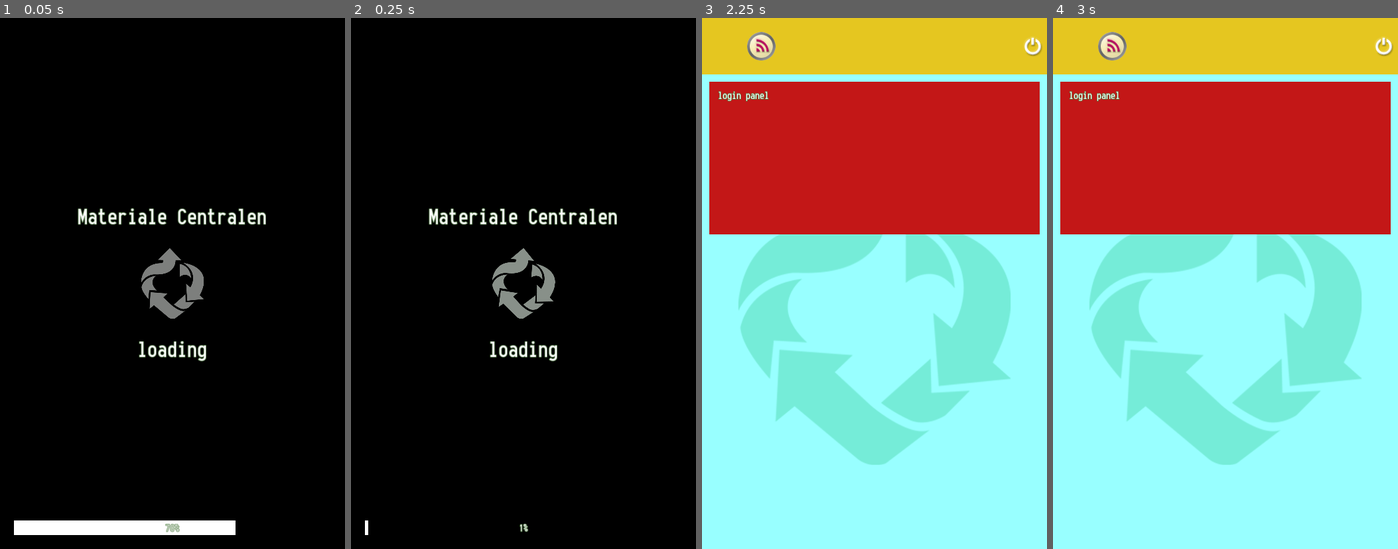
Above: before the commit, frames 1-4 (left to right).
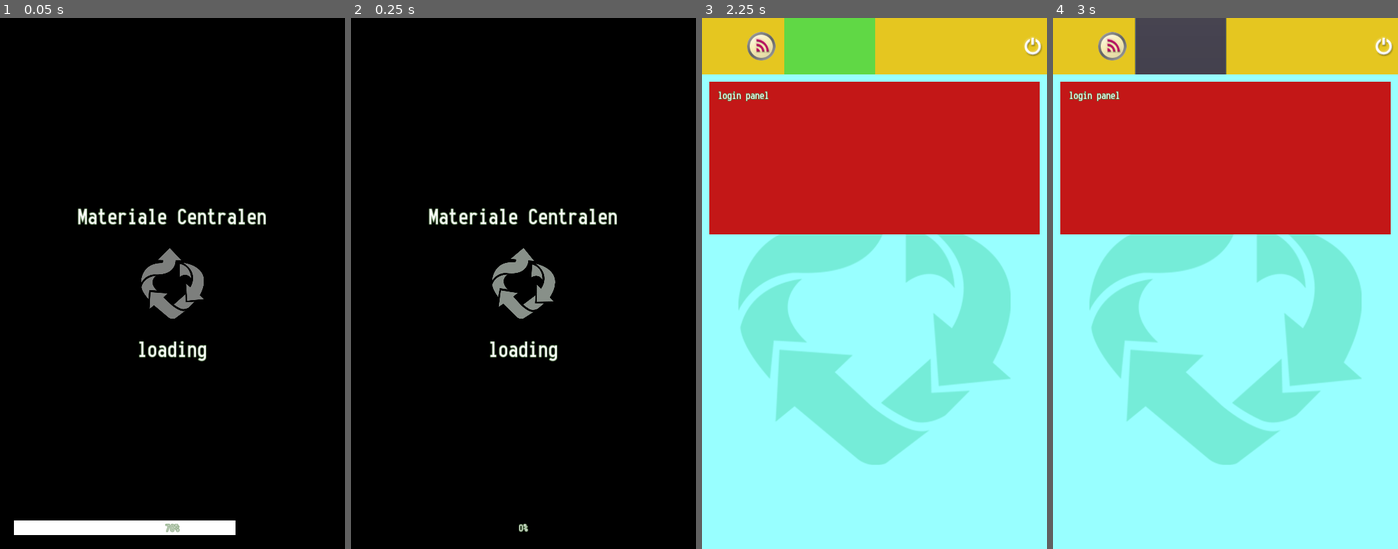
Above: after the commit, the same moments.

Repository: iRadEntertainment/mc_app
Game: Godot game, scene res://tabs/loading_screen.tscn
Two runs of this game, one before a commit and one after it. Both use one fixed random seed, a clock stepped at 60 frames per second and the inputs below.
Inputs (mouse positions are in pixels of both pictures, inside the frame that each line leads up to):
- Up to frame 1 (0.05 s): no input
- Up to frame 2 (0.25 s): no input
- Up to frame 3 (2.25 s): move the mouse to (950, 256) at 0.52 s; click (950, 256) at 0.67 s; drag from (805, 310) to (857, 389) at 1.27 s; move the mouse to (909, 166) at 2.02 s; click (909, 166) at 2.17 s
- Up to frame 4 (3 s): click (1180, 44) at 2.77 s

Frame 1 is identical in both runs. In frame 2, less than 0.1% of the frame differs, in the area x 4-50%, y 94-98%; in frame 3, 2.8%; in frame 4, 2.8%, in the area x 23-51%, y 0-11%.

Commit message:
Minor things on tabs

Diff:
--- a/main.gd
+++ b/main.gd
@@ -53,6 +53,6 @@
 	tab.swipe(amt)
 	if amt <0: n_tabs[tab_next].swipe_anim(tab_anim_pos+0.5)
 	if amt >0: n_tabs[tab_prev].swipe_anim(tab_anim_pos-0.5)
-	print("MAIN: swipe anim %s-%s, %s-%s, %s-%s"%[tab_prev,n_tabs[tab_prev].get_anim_pos(),
-												glb.current_tab,n_tabs[glb.current_tab].get_anim_pos(),
-												tab_next,n_tabs[tab_next].get_anim_pos()])
+#	print("MAIN: swipe anim %s-%s, %s-%s, %s-%s"%[tab_prev,n_tabs[tab_prev].get_anim_pos(),
+#												glb.current_tab,n_tabs[glb.current_tab].get_anim_pos(),
+#												tab_next,n_tabs[tab_next].get_anim_pos()])
--- a/main.tscn
+++ b/main.tscn
@@ -9,50 +9,32 @@
 [ext_resource path="res://tabs/tab_control_panel.tscn" type="PackedScene" id=7]
 [ext_resource path="res://tabs/swipe_detect.gd" type="Script" id=8]
 
+[sub_resource type="StyleBoxFlat" id=1]
+bg_color = Color( 0.192157, 0.184314, 0.870588, 0.721569 )
+
+[sub_resource type="StyleBoxFlat" id=2]
+bg_color = Color( 0.184314, 0.870588, 0.321569, 0.729412 )
+
 [node name="main" type="Control"]
-anchor_left = 0.0
-anchor_top = 0.0
 anchor_right = 1.0
 anchor_bottom = 1.0
-rect_pivot_offset = Vector2( 0, 0 )
-rect_clip_content = false
 mouse_filter = 2
-mouse_default_cursor_shape = 0
-size_flags_horizontal = 1
-size_flags_vertical = 1
 script = ExtResource( 1 )
 __meta__ = {
 "_edit_lock_": true
 }
 
 [node name="top_bar" type="Control" parent="."]
-anchor_left = 0.0
-anchor_top = 0.0
 anchor_right = 1.0
-anchor_bottom = 0.0
 margin_bottom = 64.0
 rect_min_size = Vector2( 0, 128 )
-rect_pivot_offset = Vector2( 0, 0 )
-rect_clip_content = false
-mouse_filter = 0
-mouse_default_cursor_shape = 0
-size_flags_horizontal = 1
-size_flags_vertical = 1
 __meta__ = {
 "_edit_lock_": true
 }
 
 [node name="col" type="ColorRect" parent="top_bar"]
-anchor_left = 0.0
-anchor_top = 0.0
 anchor_right = 1.0
 anchor_bottom = 1.0
-rect_pivot_offset = Vector2( 0, 0 )
-rect_clip_content = false
-mouse_filter = 0
-mouse_default_cursor_shape = 0
-size_flags_horizontal = 1
-size_flags_vertical = 1
 color = Color( 0.921569, 0.796078, 0.117647, 0.960784 )
 __meta__ = {
 "_edit_lock_": true
@@ -60,37 +42,18 @@
 
 [node name="btn_shut" type="TextureButton" parent="top_bar"]
 anchor_left = 1.0
-anchor_top = 0.0
 anchor_right = 1.0
 anchor_bottom = 1.0
 margin_left = -64.0
-rect_pivot_offset = Vector2( 0, 0 )
-rect_clip_content = false
-focus_mode = 2
-mouse_filter = 0
-mouse_default_cursor_shape = 0
 size_flags_horizontal = 4
 size_flags_vertical = 4
-toggle_mode = false
-enabled_focus_mode = 2
-shortcut = null
-group = null
 texture_normal = ExtResource( 2 )
 expand = true
 stretch_mode = 3
 
 [node name="btns" type="HBoxContainer" parent="top_bar"]
-anchor_left = 0.0
-anchor_top = 0.0
-anchor_right = 0.0
 anchor_bottom = 1.0
 margin_right = 268.0
-rect_pivot_offset = Vector2( 0, 0 )
-rect_clip_content = false
-mouse_filter = 1
-mouse_default_cursor_shape = 0
-size_flags_horizontal = 1
-size_flags_vertical = 1
 custom_constants/separation = 4
 alignment = 1
 __meta__ = {
@@ -104,24 +67,26 @@
 margin_top = 32.0
 margin_right = 166.0
 margin_bottom = 96.0
+focus_mode = 0
 size_flags_vertical = 4
 size_flags_stretch_ratio = 0.0
 btn_type = null
 ico = ExtResource( 4 )
 ico_col = Color( 0.733333, 0.0745098, 0.384314, 1 )
 
+[node name="Button" type="Button" parent="top_bar"]
+margin_left = 186.0
+margin_top = -35.0
+margin_right = 391.0
+margin_bottom = 165.0
+custom_styles/pressed = SubResource( 1 )
+custom_styles/normal = SubResource( 2 )
+
 [node name="main_frame" type="Container" parent="."]
-anchor_left = 0.0
-anchor_top = 0.0
 anchor_right = 1.0
 anchor_bottom = 1.0
 margin_top = 128.0
-rect_pivot_offset = Vector2( 0, 0 )
-rect_clip_content = false
 mouse_filter = 2
-mouse_default_cursor_shape = 0
-size_flags_horizontal = 1
-size_flags_vertical = 1
 __meta__ = {
 "_edit_lock_": true
 }
@@ -136,16 +101,9 @@
 [node name="tab_control_panel" parent="main_frame" instance=ExtResource( 7 )]
 
 [node name="swipe_detect" type="Control" parent="."]
-anchor_left = 0.0
-anchor_top = 0.0
 anchor_right = 1.0
 anchor_bottom = 1.0
-rect_pivot_offset = Vector2( 0, 0 )
-rect_clip_content = false
 mouse_filter = 2
-mouse_default_cursor_shape = 0
-size_flags_horizontal = 1
-size_flags_vertical = 1
 script = ExtResource( 8 )
 __meta__ = {
 "_edit_lock_": true
--- a/tabs/loading_screen.tscn
+++ b/tabs/loading_screen.tscn
@@ -6,135 +6,45 @@
 [ext_resource path="res://themes/OneSlot.ttf" type="DynamicFontData" id=4]
 
 [sub_resource type="StyleBoxFlat" id=1]
-
-content_margin_left = -1.0
-content_margin_right = -1.0
-content_margin_top = -1.0
-content_margin_bottom = -1.0
 bg_color = Color( 0.305882, 0.156863, 0.156863, 1 )
-draw_center = true
 border_width_left = 2
 border_width_top = 3
 border_width_right = 2
 border_width_bottom = 3
 border_color = Color( 0.509804, 0.0313726, 0.0313726, 1 )
 border_blend = true
-corner_radius_top_left = 0
-corner_radius_top_right = 0
-corner_radius_bottom_right = 0
-corner_radius_bottom_left = 0
-corner_detail = 8
-expand_margin_left = 0.0
-expand_margin_right = 0.0
-expand_margin_top = 0.0
-expand_margin_bottom = 0.0
-shadow_color = Color( 0, 0, 0, 0.6 )
-shadow_size = 0
-anti_aliasing = true
-anti_aliasing_size = 1
 
 [sub_resource type="StyleBoxFlat" id=2]
-
-content_margin_left = -1.0
-content_margin_right = -1.0
-content_margin_top = -1.0
-content_margin_bottom = -1.0
 bg_color = Color( 0.607843, 0.207843, 0.215686, 1 )
-draw_center = true
 border_width_left = 2
 border_width_top = 3
 border_width_right = 2
 border_width_bottom = 3
 border_color = Color( 0.509804, 0.0313726, 0.0313726, 1 )
 border_blend = true
-corner_radius_top_left = 0
-corner_radius_top_right = 0
-corner_radius_bottom_right = 0
-corner_radius_bottom_left = 0
-corner_detail = 8
-expand_margin_left = 0.0
-expand_margin_right = 0.0
-expand_margin_top = 0.0
-expand_margin_bottom = 0.0
-shadow_color = Color( 0, 0, 0, 0.6 )
-shadow_size = 0
-anti_aliasing = true
-anti_aliasing_size = 1
 
 [sub_resource type="StyleBoxFlat" id=3]
-
-content_margin_left = -1.0
-content_margin_right = -1.0
-content_margin_top = -1.0
-content_margin_bottom = -1.0
 bg_color = Color( 0.882353, 0.458824, 0.466667, 1 )
-draw_center = true
 border_width_left = 2
 border_width_top = 3
 border_width_right = 2
 border_width_bottom = 3
 border_color = Color( 0.509804, 0.0313726, 0.0313726, 1 )
 border_blend = true
-corner_radius_top_left = 0
-corner_radius_top_right = 0
-corner_radius_bottom_right = 0
-corner_radius_bottom_left = 0
-corner_detail = 8
-expand_margin_left = 0.0
-expand_margin_right = 0.0
-expand_margin_top = 0.0
-expand_margin_bottom = 0.0
-shadow_color = Color( 0, 0, 0, 0.6 )
-shadow_size = 0
-anti_aliasing = true
-anti_aliasing_size = 1
 
 [sub_resource type="StyleBoxEmpty" id=4]
 
-content_margin_left = -1.0
-content_margin_right = -1.0
-content_margin_top = -1.0
-content_margin_bottom = -1.0
-
 [sub_resource type="StyleBoxFlat" id=5]
-
-content_margin_left = -1.0
-content_margin_right = -1.0
-content_margin_top = -1.0
-content_margin_bottom = -1.0
 bg_color = Color( 1, 1, 1, 1 )
-draw_center = true
-border_width_left = 0
-border_width_top = 0
-border_width_right = 0
-border_width_bottom = 0
-border_color = Color( 0.8, 0.8, 0.8, 1 )
-border_blend = false
-corner_radius_top_left = 0
-corner_radius_top_right = 0
-corner_radius_bottom_right = 0
-corner_radius_bottom_left = 0
-corner_detail = 8
-expand_margin_left = 0.0
-expand_margin_right = 0.0
-expand_margin_top = 0.0
-expand_margin_bottom = 0.0
-shadow_color = Color( 0, 0, 0, 0.6 )
-shadow_size = 0
-anti_aliasing = true
-anti_aliasing_size = 1
 
 [sub_resource type="DynamicFont" id=6]
-
 size = 50
 outline_size = 1
 outline_color = Color( 0.25098, 0.458824, 0.192157, 1 )
-use_mipmaps = false
 use_filter = true
 font_data = ExtResource( 4 )
 
 [sub_resource type="Theme" id=7]
-
 default_font = SubResource( 6 )
 Button/colors/font_color = Color( 1, 1, 1, 1 )
 Button/colors/font_color_disabled = Color( 0.9, 0.9, 0.9, 0.2 )
@@ -154,7 +64,6 @@
 ProgressBar/styles/fg = SubResource( 5 )
 
 [sub_resource type="Animation" id=8]
-
 resource_name = "loading"
 length = 4.0
 loop = true
@@ -185,39 +94,22 @@
 }
 
 [node name="loading_screen" type="Control"]
-anchor_left = 0.0
-anchor_top = 0.0
 anchor_right = 1.0
 anchor_bottom = 1.0
-rect_pivot_offset = Vector2( 0, 0 )
-rect_clip_content = false
-mouse_filter = 0
-mouse_default_cursor_shape = 0
-size_flags_horizontal = 1
-size_flags_vertical = 1
 script = ExtResource( 1 )
 __meta__ = {
 "_edit_lock_": true
 }
 
 [node name="bg" type="ColorRect" parent="."]
-anchor_left = 0.0
-anchor_top = 0.0
 anchor_right = 1.0
 anchor_bottom = 1.0
-rect_pivot_offset = Vector2( 0, 0 )
-rect_clip_content = false
-mouse_filter = 0
-mouse_default_cursor_shape = 0
-size_flags_horizontal = 1
-size_flags_vertical = 1
 color = Color( 0, 0, 0, 1 )
 __meta__ = {
 "_edit_lock_": true
 }
 
 [node name="bar" type="ProgressBar" parent="."]
-anchor_left = 0.0
 anchor_top = 1.0
 anchor_right = 1.0
 anchor_bottom = 1.0
@@ -226,70 +118,30 @@
 margin_right = -32.0
 margin_bottom = -32.0
 rect_min_size = Vector2( 0, 32 )
-rect_pivot_offset = Vector2( 0, 0 )
-rect_clip_content = false
-mouse_filter = 0
-mouse_default_cursor_shape = 0
-size_flags_horizontal = 1
-size_flags_vertical = 0
 theme = ExtResource( 2 )
-min_value = 0.0
-max_value = 100.0
 step = 1.0
-page = 0.0
 value = 70.0
-exp_edit = false
-rounded = false
-allow_greater = false
-allow_lesser = false
-percent_visible = true
 
 [node name="cen" type="CenterContainer" parent="."]
 editor/display_folded = true
-anchor_left = 0.0
-anchor_top = 0.0
 anchor_right = 1.0
 anchor_bottom = 1.0
-rect_pivot_offset = Vector2( 0, 0 )
-rect_clip_content = false
-mouse_filter = 0
-mouse_default_cursor_shape = 0
-size_flags_horizontal = 1
-size_flags_vertical = 1
-use_top_left = false
 
 [node name="logo" type="TextureRect" parent="cen"]
 self_modulate = Color( 0.91636, 0.906971, 0.968421, 0.591943 )
-anchor_left = 0.0
-anchor_top = 0.0
-anchor_right = 0.0
-anchor_bottom = 0.0
 margin_left = 300.0
 margin_top = 510.0
 margin_right = 480.0
 margin_bottom = 690.0
 rect_min_size = Vector2( 180, 180 )
 rect_pivot_offset = Vector2( 90, 90 )
-rect_clip_content = false
-mouse_filter = 1
-mouse_default_cursor_shape = 0
-size_flags_horizontal = 1
-size_flags_vertical = 1
 texture = ExtResource( 3 )
 expand = true
 stretch_mode = 6
 
 [node name="lb" type="Label" parent="."]
-anchor_left = 0.0
-anchor_top = 0.0
 anchor_right = 1.0
 anchor_bottom = 1.0
-rect_pivot_offset = Vector2( 0, 0 )
-rect_clip_content = false
-mouse_filter = 2
-mouse_default_cursor_shape = 0
-size_flags_horizontal = 1
-size_flags_vertical = 4
 theme = SubResource( 7 )
 text = "Materiale Centralen
 
@@ -299,15 +151,7 @@
 loading"
 align = 1
 valign = 1
-percent_visible = 1.0
-lines_skipped = 0
-max_lines_visible = -1
 
 [node name="anim" type="AnimationPlayer" parent="."]
-root_node = NodePath("..")
 autoplay = "loading"
-playback_process_mode = 1
-playback_default_blend_time = 0.0
-playback_speed = 1.0
 anims/loading = SubResource( 8 )
-blend_times = [  ]
--- a/tabs/swipe_tab.tscn
+++ b/tabs/swipe_tab.tscn
@@ -5,10 +5,7 @@
 [ext_resource path="res://instances/bg.tscn" type="PackedScene" id=3]
 
 [sub_resource type="Animation" id=1]
-
 resource_name = "swipe"
-length = 1.0
-loop = false
 step = 0.05
 tracks/0/type = "value"
 tracks/0/path = NodePath(".:visible")
@@ -49,29 +46,16 @@
 
 [node name="swipe_tab" type="Container"]
 material = ExtResource( 1 )
-anchor_left = 0.0
-anchor_top = 0.0
 anchor_right = 1.0
 anchor_bottom = 1.0
-rect_pivot_offset = Vector2( 0, 0 )
-rect_clip_content = false
 mouse_filter = 2
-mouse_default_cursor_shape = 0
-size_flags_horizontal = 1
-size_flags_vertical = 1
 script = ExtResource( 2 )
 __meta__ = {
 "_edit_lock_": true
 }
 
 [node name="an_swipe" type="AnimationPlayer" parent="."]
-root_node = NodePath("..")
-autoplay = ""
-playback_process_mode = 1
-playback_default_blend_time = 0.0
-playback_speed = 1.0
 anims/swipe = SubResource( 1 )
-blend_times = [  ]
 
 [node name="bg" parent="." instance=ExtResource( 3 )]
 bg_col = Color( 0.92549, 0.470588, 0.458824, 1 )
--- a/tabs/tab_control_panel.tscn
+++ b/tabs/tab_control_panel.tscn
@@ -6,8 +6,6 @@
 [ext_resource path="res://instances/inst_lb.tscn" type="PackedScene" id=4]
 
 [sub_resource type="ShaderMaterial" id=1]
-
-render_priority = 0
 shader = ExtResource( 2 )
 shader_param/shader_screen_size = Vector2( 780, 1200 )
 shader_param/shift = 0.0
@@ -20,33 +18,18 @@
 bg_col = Color( 0.92549, 0.643137, 0.458824, 1 )
 
 [node name="page" type="VBoxContainer" parent="." index="2"]
-anchor_left = 0.0
-anchor_top = 0.0
 anchor_right = 1.0
 anchor_bottom = 1.0
 margin_left = 16.0
 margin_top = 16.0
 margin_right = -16.0
 margin_bottom = -16.0
-rect_pivot_offset = Vector2( 0, 0 )
-rect_clip_content = false
 mouse_filter = 2
-mouse_default_cursor_shape = 0
-size_flags_horizontal = 1
-size_flags_vertical = 1
-alignment = 0
 
 [node name="ColorRect" type="ColorRect" parent="page" index="0"]
-anchor_left = 0.0
-anchor_top = 0.0
-anchor_right = 0.0
-anchor_bottom = 0.0
 margin_right = 748.0
 margin_bottom = 388.0
-rect_pivot_offset = Vector2( 0, 0 )
-rect_clip_content = false
 mouse_filter = 2
-mouse_default_cursor_shape = 0
 size_flags_horizontal = 3
 size_flags_vertical = 3
 color = Color( 0.764706, 0.0901961, 0.0901961, 0.568627 )
@@ -60,18 +43,11 @@
 back = false
 
 [node name="main" type="Container" parent="page" index="1"]
-anchor_left = 0.0
-anchor_top = 0.0
-anchor_right = 0.0
-anchor_bottom = 0.0
 margin_top = 392.0
 margin_right = 748.0
 margin_bottom = 1168.0
 rect_min_size = Vector2( 0, 128 )
-rect_pivot_offset = Vector2( 0, 0 )
-rect_clip_content = false
 mouse_filter = 2
-mouse_default_cursor_shape = 0
 size_flags_horizontal = 3
 size_flags_vertical = 3
 size_flags_stretch_ratio = 2.0
--- a/tabs/tab_login.tscn
+++ b/tabs/tab_login.tscn
@@ -6,8 +6,6 @@
 [ext_resource path="res://instances/inst_lb.tscn" type="PackedScene" id=4]
 
 [sub_resource type="ShaderMaterial" id=1]
-
-render_priority = 0
 shader = ExtResource( 2 )
 shader_param/shader_screen_size = Vector2( 780, 1200 )
 shader_param/shift = 0.0
@@ -20,33 +18,18 @@
 bg_col = Color( 0.458824, 0.92549, 0.847059, 1 )
 
 [node name="page" type="VBoxContainer" parent="." index="2"]
-anchor_left = 0.0
-anchor_top = 0.0
 anchor_right = 1.0
 anchor_bottom = 1.0
 margin_left = 16.0
 margin_top = 16.0
 margin_right = -16.0
 margin_bottom = -16.0
-rect_pivot_offset = Vector2( 0, 0 )
-rect_clip_content = false
 mouse_filter = 2
-mouse_default_cursor_shape = 0
-size_flags_horizontal = 1
-size_flags_vertical = 1
-alignment = 0
 
 [node name="ColorRect" type="ColorRect" parent="page" index="0"]
-anchor_left = 0.0
-anchor_top = 0.0
-anchor_right = 0.0
-anchor_bottom = 0.0
 margin_right = 748.0
 margin_bottom = 388.0
-rect_pivot_offset = Vector2( 0, 0 )
-rect_clip_content = false
 mouse_filter = 2
-mouse_default_cursor_shape = 0
 size_flags_horizontal = 3
 size_flags_vertical = 3
 color = Color( 0.764706, 0.0901961, 0.0901961, 1 )
@@ -60,18 +43,11 @@
 back = false
 
 [node name="main" type="Container" parent="page" index="1"]
-anchor_left = 0.0
-anchor_top = 0.0
-anchor_right = 0.0
-anchor_bottom = 0.0
 margin_top = 392.0
 margin_right = 748.0
 margin_bottom = 1168.0
 rect_min_size = Vector2( 0, 128 )
-rect_pivot_offset = Vector2( 0, 0 )
-rect_clip_content = false
 mouse_filter = 2
-mouse_default_cursor_shape = 0
 size_flags_horizontal = 3
 size_flags_vertical = 3
 size_flags_stretch_ratio = 2.0
Not shown: 1 places in main.tscn that only renumber resources
